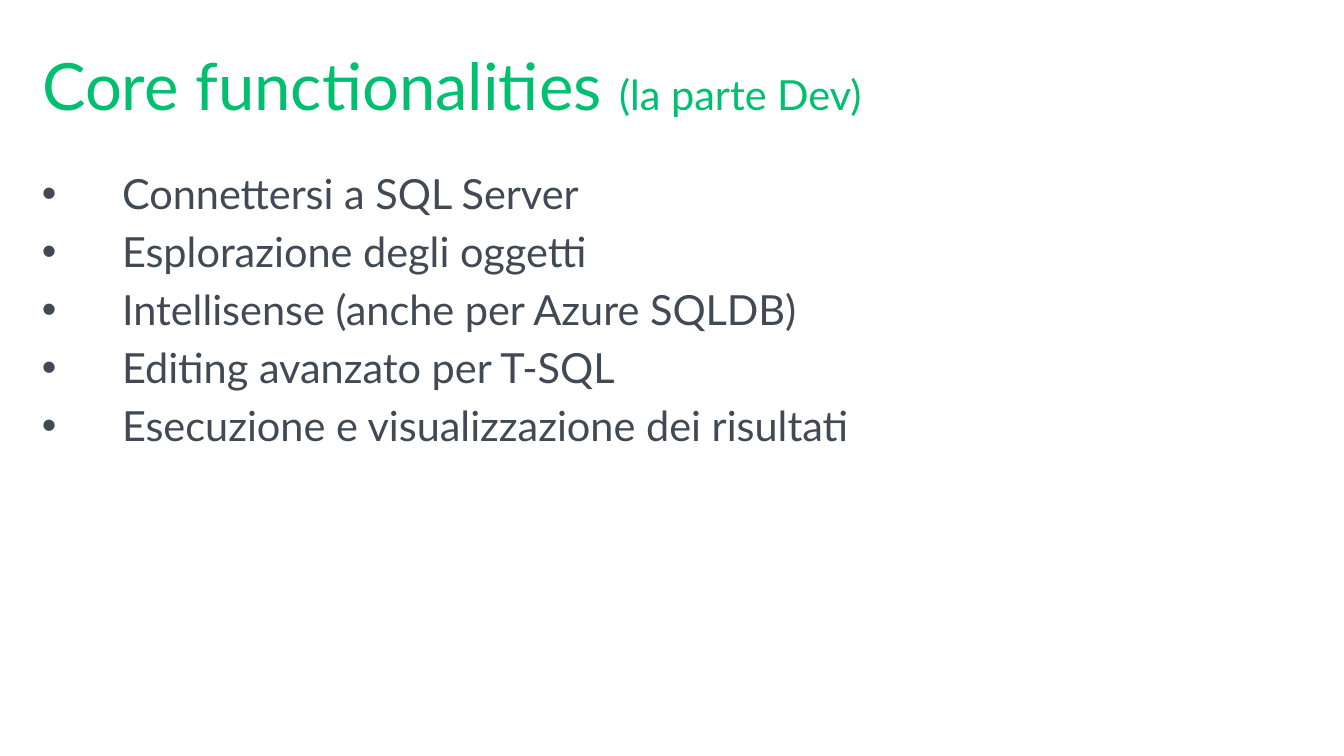
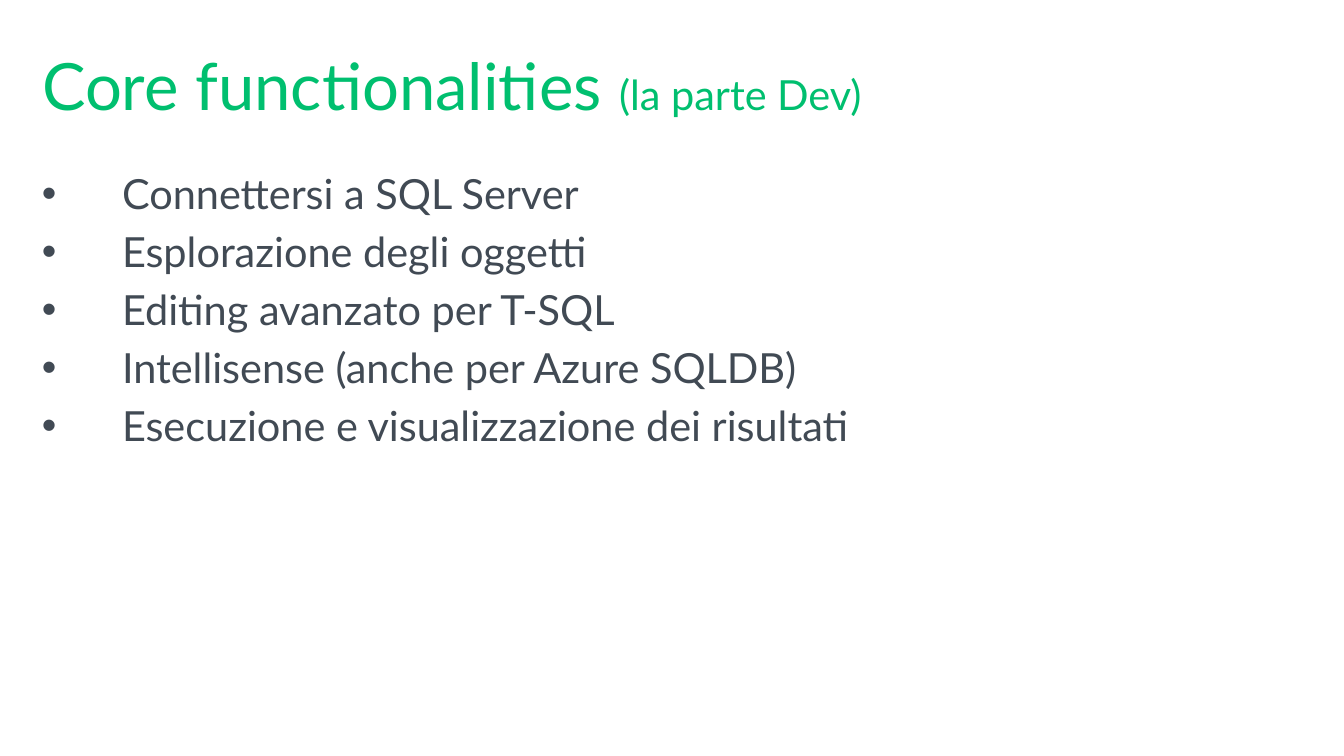
Before and after one commit to mrg3d/demo-opsstudio-repo, a slide deck: slide 12 of Introducing SQL Operations Studio.pptx. Drawn at 1344x756 pixels with LibreOffice and Linux fonts; fonts in the diff are those of the drawing; background and template pictures are left out. Boxes give left, top, right and bottom in pixels: in the first picture for what was removed or moved away, otherwise in the second. Text is boxed around its words. In the diff, an @@ line names an element or a change of style, - is before the commit and + after.

```diff
--- a/Introducing SQL Operations Studio.pptx
+++ b/Introducing SQL Operations Studio.pptx
@@ text at box(122, 294, 614, 333): paragraph added @@
+• Editing avanzato per T-SQL
@@ text at box(122, 352, 614, 391): paragraph removed @@
-• Editing avanzato per T-SQL
```
Also in this commit, not shown: 6 other slides changed, 4 slides added, 2 slides removed.
